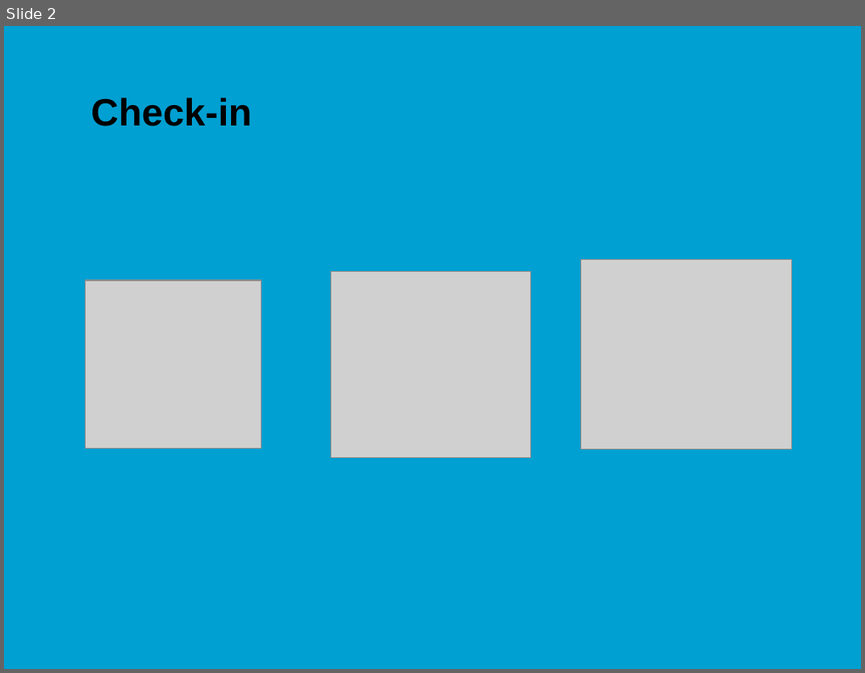
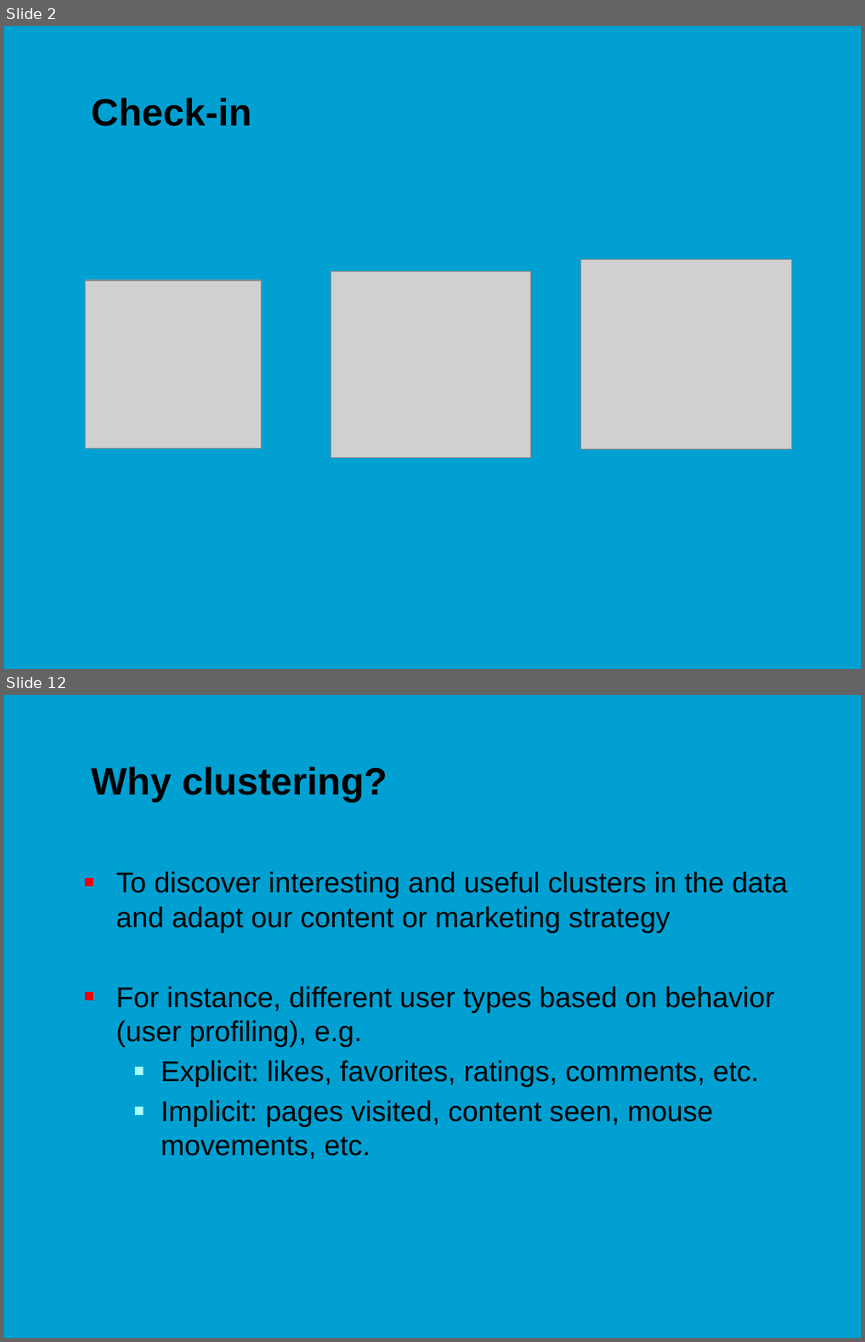
Before and after one commit to jonasmoons/data-driven-learning, a slide deck: slides/ddl-w7l1.pptx. Shown one above the other, each under a label of ours: slide 2 before the commit, slides 2 and 12 after it; the slides between them are not shown. The pictures are 865x673 and 865x1342 pixels, drawn with LibreOffice and Linux fonts; fonts in the diff are those of the drawing; grey boxes stand for pictures; background and template pictures are left out. Boxes give left, top, right and bottom in pixels: in the first picture for what was removed or moved away, otherwise in the second. Text is boxed around its words. In the diff, an @@ line names an element or a change of style, - is before the commit and + after.

```diff
--- a/slides/ddl-w7l1.pptx
+++ b/slides/ddl-w7l1.pptx
@@ slide 12 added at box(4, 695, 861, 1338), background picture (left out) @@
@@ title added at box(91, 766, 386, 801), 32 pt, text #000000, bold @@
+Why clustering?
@@ text added at box(116, 871, 787, 1159), 24 pt, text #000000 @@
+■ To discover interesting and useful clusters in the data and adapt our content or marketing strategy
+■ For instance, different user types based on behavior (user profiling), e.g.
+  ■ Explicit: likes, favorites, ratings, comments, etc.
+  ■ Implicit: pages visited, content seen, mouse movements, etc.
```
Also in this commit, not shown: 2 slides changed, 16 other slides added, 2 slides removed, 41 other files.
